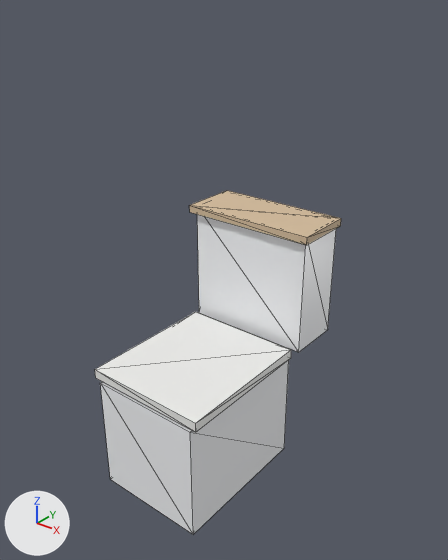
One commit to the glTF model assets/models/toilet.glb: the scene before it, then after it.
Before and after are seen from a 50 mm lens placed at (1.076, -1.296, 1.472), pointed at (0.045, -0.007, 0.673). The axes (+X, +Y, +Z) are drawn at lower left. The lights are the same throughout. The first picture is the older version. Mesh edges are drawn as thin lines. Vertices at exactly the same position are counted once.

Objects in the first picture: 'toilet'.
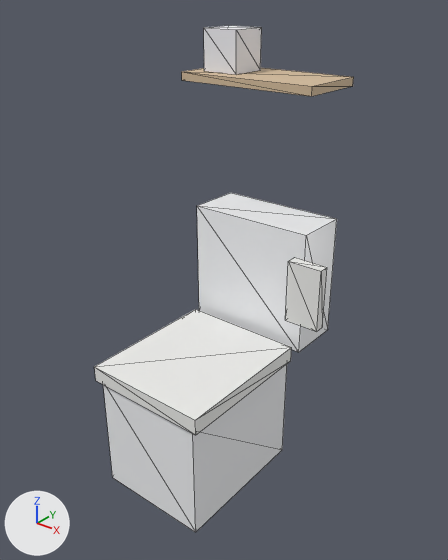
The change in detail:
Material 'kl_fabric_white' (mat_kl_fabric_white) is new.
Its base color is (0.88, 0.88, 0.92) (white #f1f1f6).
Its roughness is 0.9.
me_toilet is used by ob_toilet; location (0.0, 0.0, 0.0).
me_toilet had 32 vertices, 48 faces and spanned x -0.225..0.225, y -0.32..0.35, z 0.0..0.805.
me_toilet now has 48 vertices, 72 faces and spans x -0.225..0.37, y -0.32..0.35, z 0.0..1.345.
me_toilet part 1: a new loose piece, a box spanning x -0.225..0.225, y 0.13..0.35, z 1.2..1.225, in mat_kl_wood_light (beige #d4bc9b).
me_toilet part 2: a new loose piece, a box spanning x -0.18..-0.06, y 0.18..0.3, z 1.225..1.345, in mat_kl_fabric_white (white #f1f1f6).
Part 3, on me_toilet:
4 vertices are removed from x -0.225, y 0.15..0.35, z 0.78..0.805.
10 faces are deleted.
4 vertices in x -0.18..0.18, y -0.32, z 0.0..0.38 move by (0.0, 0.01, 0.0).
4 vertices in x -0.18..0.18, y 0.16, z 0.0..0.38 move by (0.0, -0.01, 0.0).
4 vertices in x -0.2..0.2, y -0.32..0.14, z 0.39 move by (0.0, 0.0, -0.01).
4 vertices in x -0.2..0.2, y -0.32..0.14, z 0.42 move by (0.0, 0.0, 0.01).
4 vertices move from x 0.225, y 0.15..0.35, z 0.78..0.805 to x 0.37, y -0.015..0.015, z 0.62..0.8.
4 vertices are added at (0.27, -0.015, 0.62), (0.27, -0.015, 0.8), (0.27, 0.015, 0.62), (0.27, 0.015, 0.8).
10 new faces join them, mat_kl_white (white #efefec).
me_toilet part 4: 2 faces spanning x 0.37, y -0.015..0.015, z 0.62..0.8 switch from mat_kl_wood_light (beige #d4bc9b) to mat_kl_white (white #efefec).
me_toilet gains material mat_kl_fabric_white (white #f1f1f6).

Pixel boxes [x1, y1, x2, y2] of what changed, in the pictures (448 x 560 px; the box of a moved part takes in the faces that stretch with it):
'toilet', reshaped (47% taller)
    before: [95, 190, 341, 534]
    after: [94, 25, 354, 532]
part 1 of me_toilet, added (beige)
    after: [182, 68, 354, 96]
part 2 of me_toilet, added
    after: [204, 25, 262, 75]
part 3 of me_toilet, moved or reshaped
    before: [95, 190, 341, 534]
    after: [94, 258, 327, 532]
part 4 of me_toilet, recoloured
    before: [307, 219, 341, 245]
    after: [317, 268, 327, 331]
